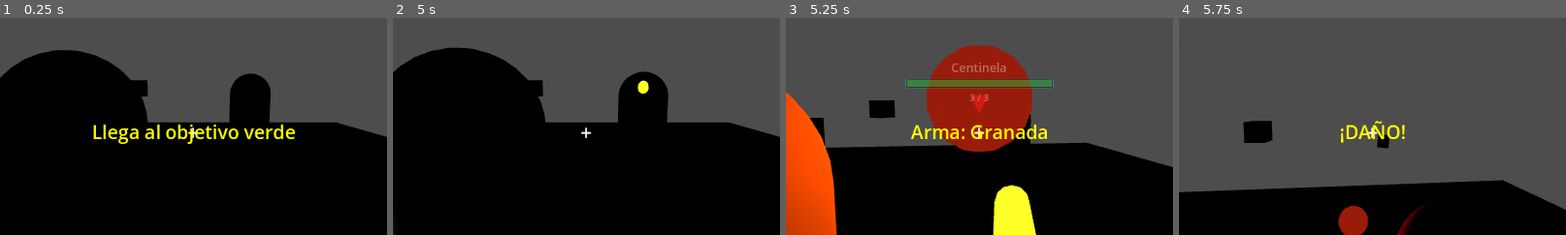
Above: before the commit, frames 1-4 (left to right).
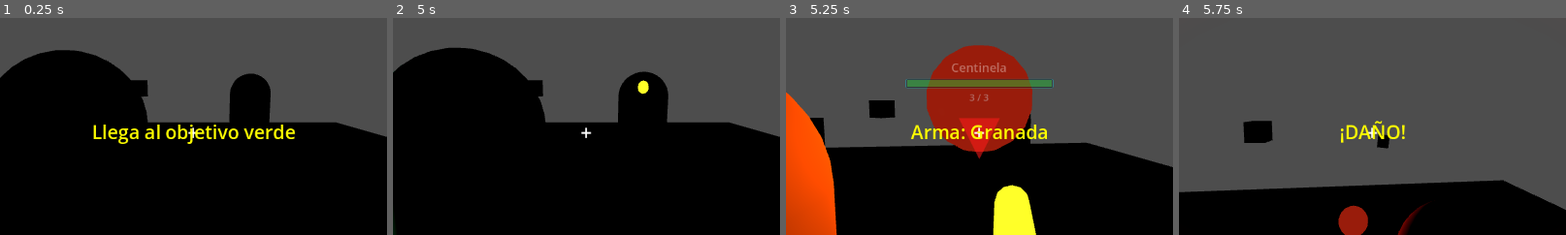
Above: after the commit, the same moments.

Repository: kilder16/NEXUS
Game: Godot game, scene res://scenes/levels/test_level.tscn
Two runs of this game, one before a commit and one after it. Both use one fixed random seed, a clock stepped at 60 frames per second and the inputs below. This scene is started directly instead of the project's main scene.
Inputs (mouse positions are % of the whole screen's width and height, from its top left):
- Up to frame 1 (0.25 s): no input
- Up to frame 2 (5 s): tap Enter at 0.5 s; move the mouse to (49, 52) at 0.52 s; hold Up 0.53-2.78 s; tap Q at 0.6 s; click (49, 52) at 0.67 s; tap Space at 0.77, 1.52, 3.02, 3.77 s; move the mouse to (57, 51) at 1.27 s; tap E at 1.35 s; click (57, 51) at 1.42 s; move the mouse to (42, 49) at 2.02 s; tap 1 at 2.1 s; click (42, 49) at 2.17 s; move the mouse to (51, 50) at 2.77 s; hold Left 2.78-3.53 s; tap 2 at 2.85 s; click (51, 50) at 2.92 s; move the mouse to (46, 48) at 3.52 s; hold Up 3.53-4.25 s; tap 3 at 3.6 s; click (46, 48) at 3.67 s; click "REINTENTAR" at 4.25 s
- Up to frame 3 (5.25 s): move the mouse to (55, 50) at 5.02 s; hold Up from 5.03 s (still down); tap 4 at 5.1 s; click (55, 50) at 5.17 s
- Up to frame 4 (5.75 s): keep holding Up; tap Space at 5.27 s
The pictures show only the part of the screen within x 25-75%, y 24-74%; the shares and areas given below are measured in that part.

Frames 1-2 are identical in both runs. In frame 3, 1.1% of the frame differs, in the area x 44-56%, y 35-66%; in frame 4, nothing differs.

Commit message:
fix(hud): target indicator centrado en el "+" del crosshair
El sprite Predator debe ENVOLVER al crosshair (el "+" visible
en el centro del triángulo, entre los 3 puntos rojos), no
apuntarlo desde arriba.

Cambios:
- Tamaño del sprite aumentado a 96x96 para mejor visibilidad.
- Posición centrada exacta en el centro de pantalla
  coincidiendo con el Crosshair.
- Orden de nodos: TargetIndicator queda DETRÁS del Crosshair
  para que el "+" se vea encima del triángulo.

Co-Authored-By: Claude Opus 4.7 (1M context) <noreply@anthropic.com>

Diff:
--- a/scenes/ui/hud.tscn
+++ b/scenes/ui/hud.tscn
@@ -172,6 +172,34 @@
 theme_override_font_sizes/font_size = 15
 text = ""
 
+[node name="TargetIndicatorContainer" type="CenterContainer" parent="."]
+anchors_preset = 15
+anchor_right = 1.0
+anchor_bottom = 1.0
+grow_horizontal = 2
+grow_vertical = 2
+mouse_filter = 2
+
+[node name="TargetIndicator" type="Control" parent="TargetIndicatorContainer"]
+custom_minimum_size = Vector2(96, 96)
+layout_mode = 2
+mouse_filter = 2
+modulate = Color(1, 0.1, 0.1, 0)
+
+[node name="ArrowDown" type="Label" parent="TargetIndicatorContainer/TargetIndicator"]
+layout_mode = 1
+anchors_preset = 15
+anchor_right = 1.0
+anchor_bottom = 1.0
+grow_horizontal = 2
+grow_vertical = 2
+mouse_filter = 2
+theme_override_colors/font_color = Color(1, 1, 1, 1)
+theme_override_font_sizes/font_size = 80
+text = "▼"
+horizontal_alignment = 1
+vertical_alignment = 1
+
 [node name="Crosshair" type="CenterContainer" parent="." unique_id=1272378942]
 anchors_preset = 8
 anchor_left = 0.5
@@ -190,34 +218,6 @@
 theme_override_colors/font_color = Color(1, 1, 1, 1)
 theme_override_font_sizes/font_size = 30
 text = "+"
-
-[node name="TargetIndicatorContainer" type="CenterContainer" parent="."]
-anchors_preset = 15
-anchor_right = 1.0
-anchor_bottom = 1.0
-grow_horizontal = 2
-grow_vertical = 2
-mouse_filter = 2
-
-[node name="TargetIndicator" type="Control" parent="TargetIndicatorContainer"]
-custom_minimum_size = Vector2(40, 60)
-layout_mode = 2
-mouse_filter = 2
-modulate = Color(1, 0.1, 0.1, 0)
-
-[node name="ArrowDown" type="Label" parent="TargetIndicatorContainer/TargetIndicator"]
-layout_mode = 1
-anchors_preset = 0
-offset_left = 0.0
-offset_top = -40.0
-offset_right = 40.0
-offset_bottom = 0.0
-mouse_filter = 2
-theme_override_colors/font_color = Color(1, 1, 1, 1)
-theme_override_font_sizes/font_size = 36
-text = "▼"
-horizontal_alignment = 1
-vertical_alignment = 1
 
 [node name="EnemyHealthIndicator" type="Control" parent="."]
 layout_mode = 3
